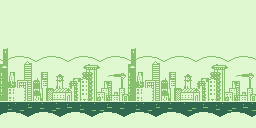
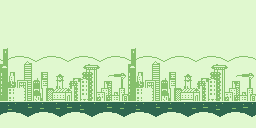
Layered file, before and after one edit (256×128). Changes by layer:
painted on "Water" over (20, 110, 256, 111)
